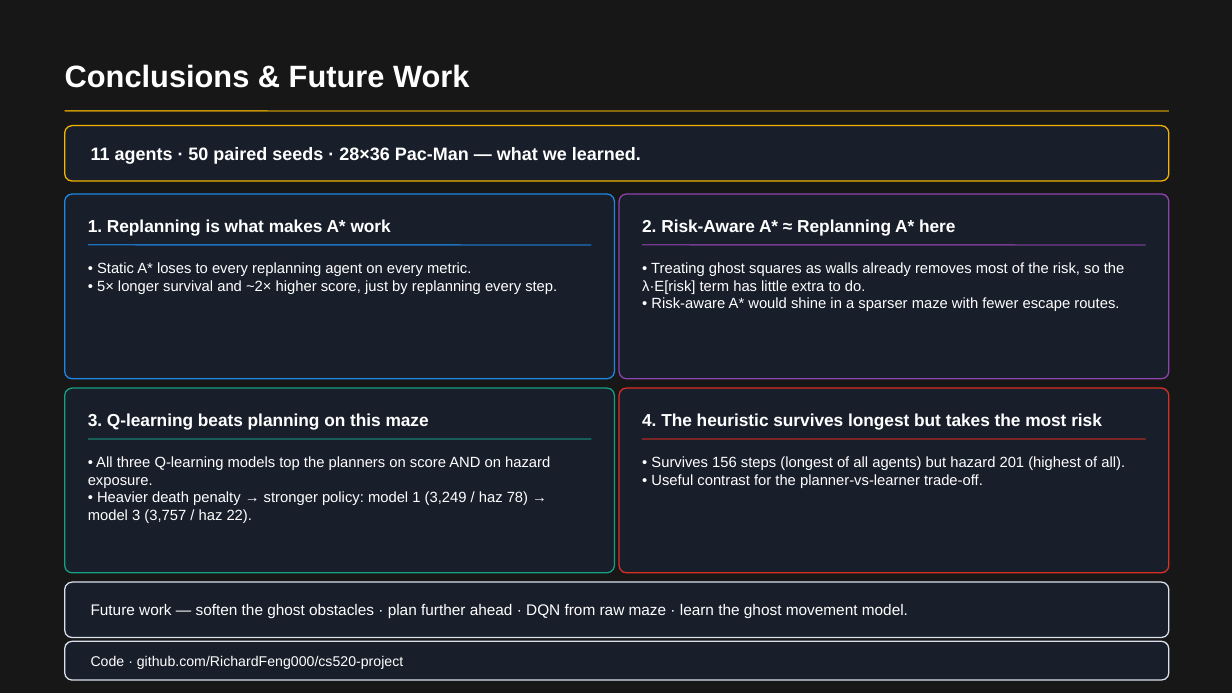
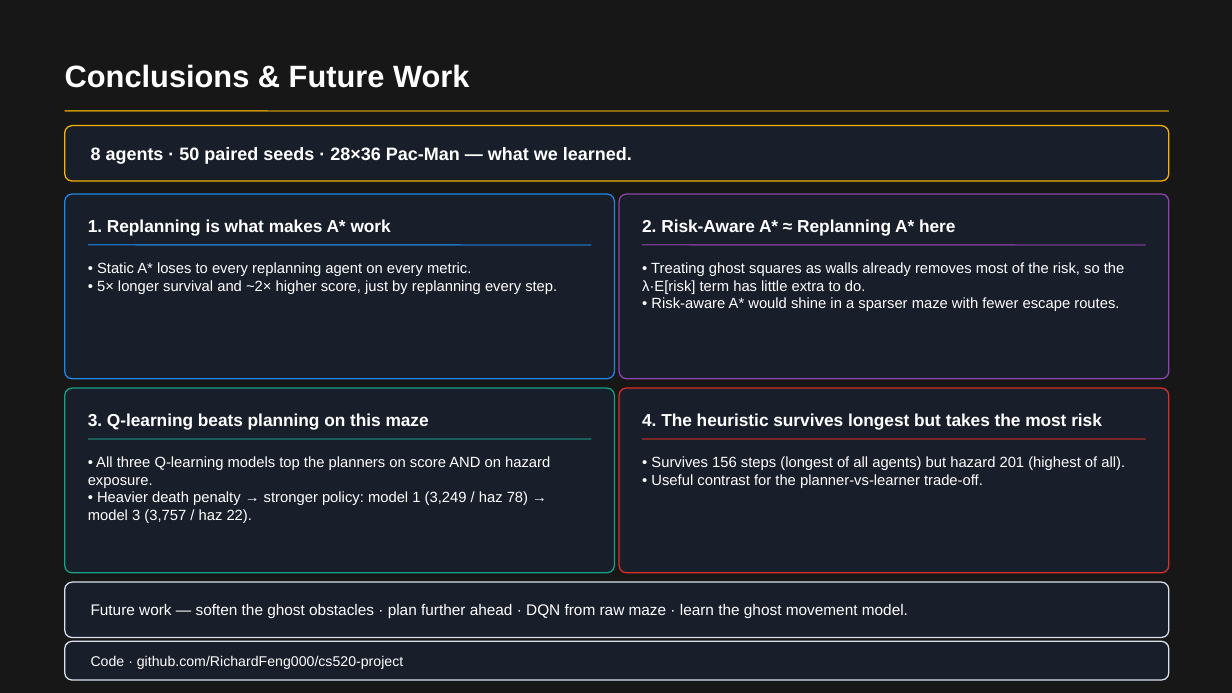
Before and after one commit to RichardFeng000/cs520-project, a slide deck: slide 9 of final_ppt/pacman_rl_final.pptx. Drawn at 1232x693 pixels with LibreOffice and Linux fonts; fonts in the diff are those of the drawing; background and template pictures are left out; a plain dark background stands for a picture behind light text. Boxes give left, top, right and bottom in pixels: in the first picture for what was removed or moved away, otherwise in the second. Text is boxed around its words. In the diff, an @@ line names an element or a change of style, - is before the commit and + after.

```diff
--- a/final_ppt/pacman_rl_final.pptx
+++ b/final_ppt/pacman_rl_final.pptx
@@ text at (91,147,632,164): text changed @@
-11 agents · 50 paired seeds · 28×36 Pac-Man — what we learned.
+8 agents · 50 paired seeds · 28×36 Pac-Man — what we learned.
```
Also in this commit, not shown: 1 other slide changed, 1 other file.
